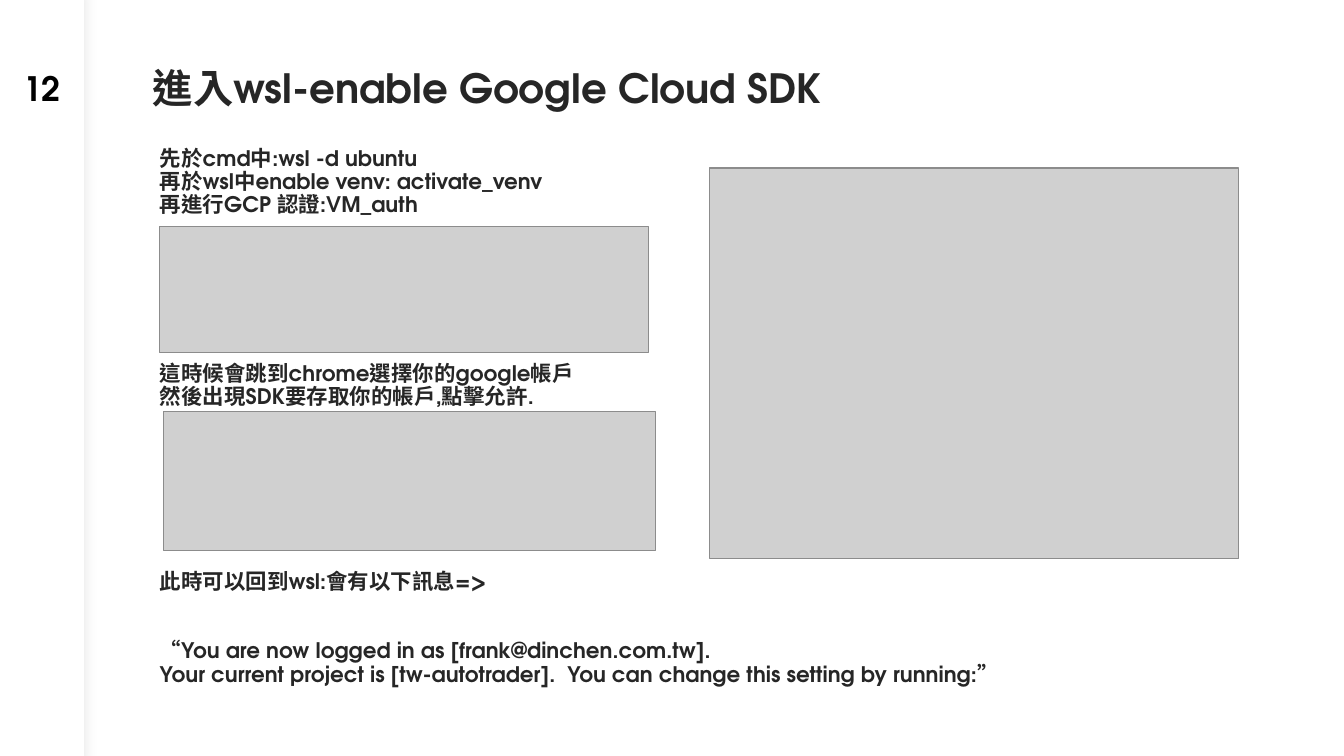
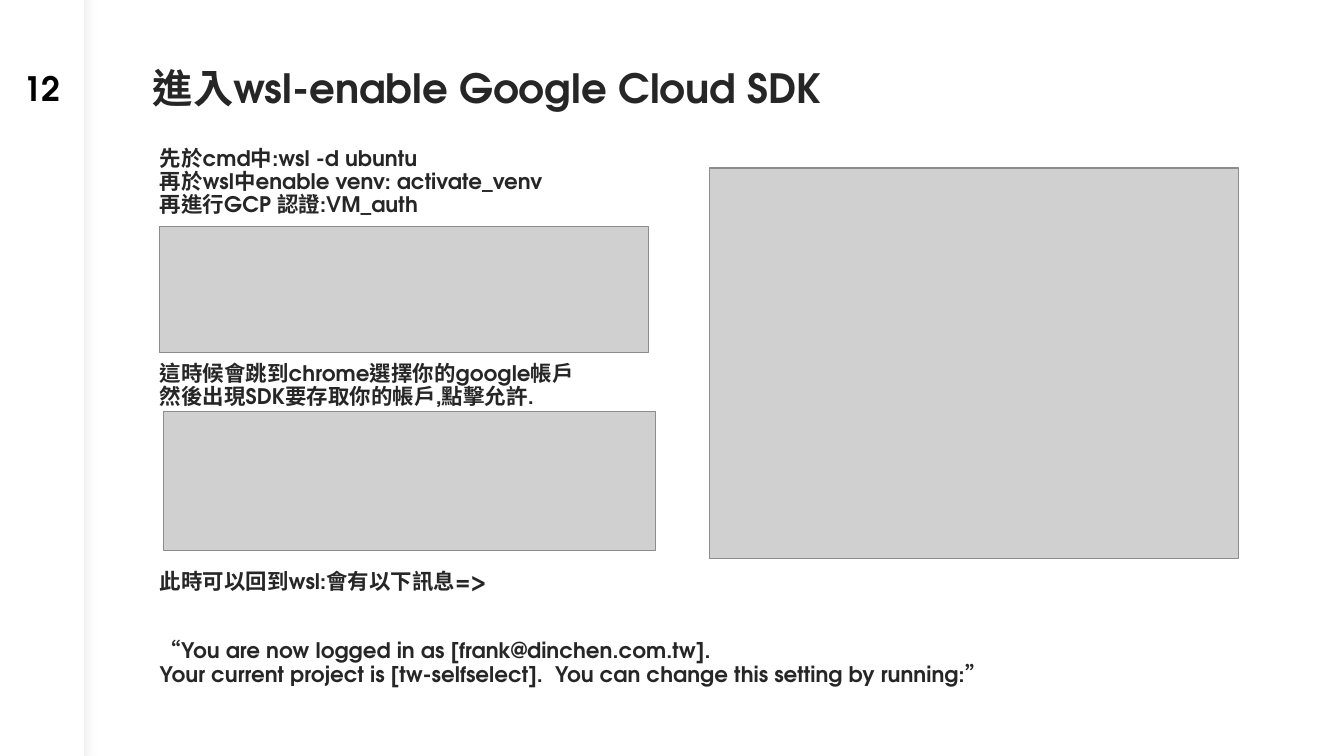
Before and after one commit to dinchentech/tw-selfselect, a slide deck: slide 12 of plans/ppt/TW-SELFSELECT台股買賣自動化系統-W6-講稿版.pptx. Drawn at 1344x756 pixels with LibreOffice and Linux fonts; fonts in the diff are those of the drawing; grey boxes stand for pictures. Boxes give left, top, right and bottom in pixels: in the first picture for what was removed or moved away, otherwise in the second. Text is boxed around its words. In the diff, an @@ line names an element or a change of style, - is before the commit and + after.

Commit message:
plans/ppt：清掉投影片中指向 tw-autotrader 的殘留（git/作者/資料夾/VM 命名範例）
- W1 s3：GitHub repo 改指 tw-selfselect、作者文案同步
- W1 s7：儀表板網址保留（母專案真實頁面，tw-selfselect 尚無 Pages），加註「母專案示範儀表板」
- W1 s14–16：VM 命名教學範例 tw-autotrader→tw-selfselect，並註明實例名可自取、.env 的 SYNC_VM_NAME 要一致
- W2 s2/s12/s14/s17：舊資料夾改中性描述；VM 實例圖與 ssh 指令改用 tw-selfselect（附名稱一致提醒）
- W6 s12：gcloud 輸出示例改為 tw-selfselect
- 掃描後僅剩 W1 s7 的母專案儀表板網址 2 處（刻意保留）

```diff
--- a/plans/ppt/TW-SELFSELECT台股買賣自動化系統-W6-講稿版.pptx
+++ b/plans/ppt/TW-SELFSELECT台股買賣自動化系統-W6-講稿版.pptx
@@ text at [160,362,987,688]: text changed @@
-這時候會跳到chrome選擇你的google帳戶
-然後出現SDK要存取你的帳戶,點擊允許.
-此時可以回到wsl:會有以下訊息=>
-“You are now logged in as [frank@dinchen.com.tw].
-Your current project is [tw-autotrader]. You can change this setting by running:”
+這時候會跳到chrome選擇你的google帳戶
+然後出現SDK要存取你的帳戶,點擊允許.
+此時可以回到wsl:會有以下訊息=>
+“You are now logged in as [frank@dinchen.com.tw].
+Your current project is [tw-selfselect]. You can change this setting by running:”
```
Also in this commit, not shown: 2 other files.
